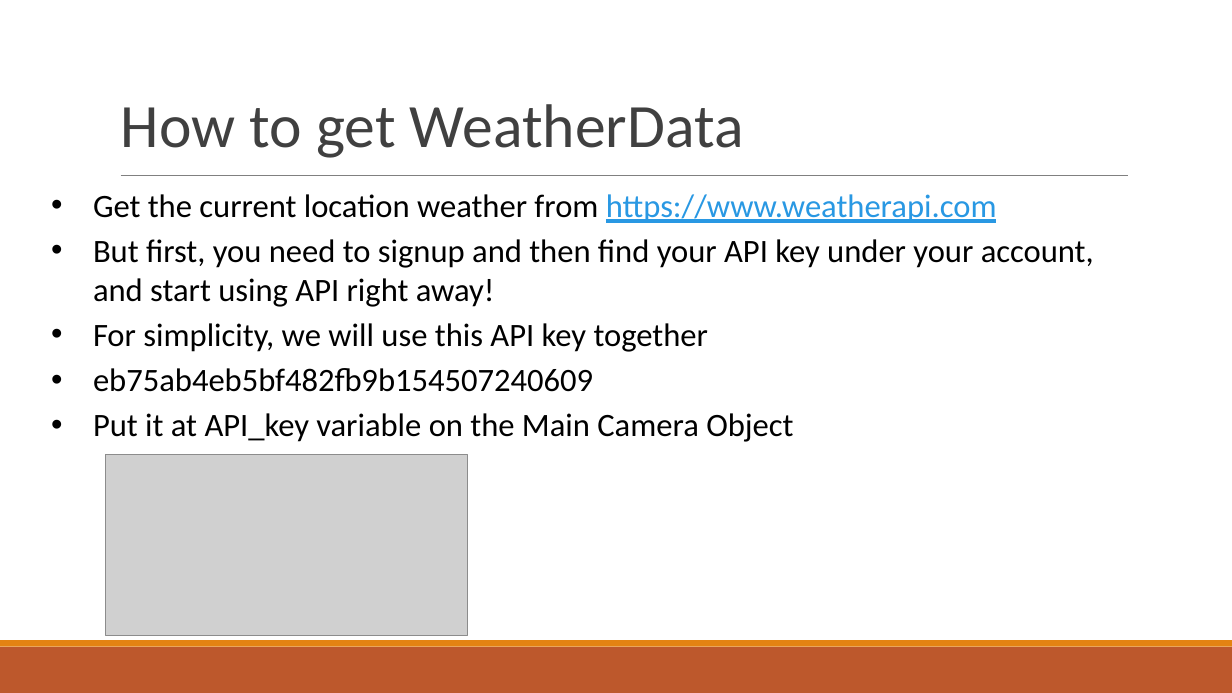
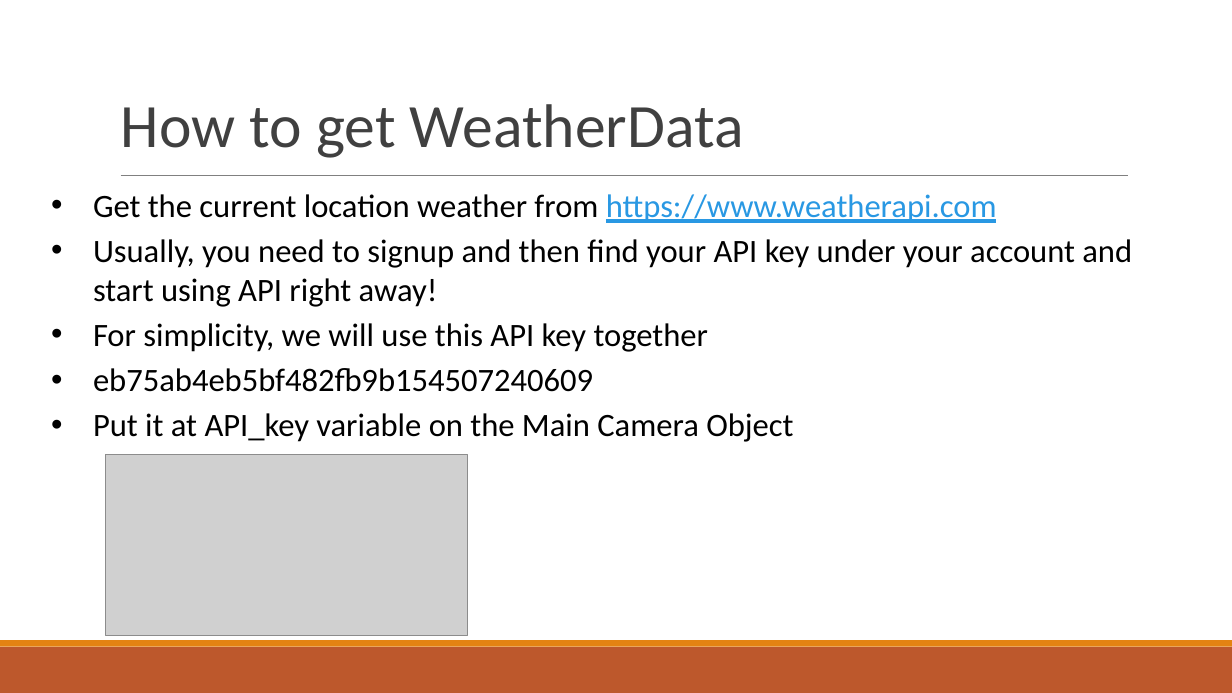
Before and after one commit to DutaChulaMetaverse/RealWorldWeatherDemo, a slide deck: slide 15 of docs/Intro to Digital Twin Unity - connecting with webapi.pptx. Drawn at 1232x693 pixels with LibreOffice and Linux fonts; fonts in the diff are those of the drawing; grey boxes stand for pictures. Boxes give left, top, right and bottom in pixels: in the first picture for what was removed or moved away, otherwise in the second. Text is boxed around its words. In the diff, an @@ line names an element or a change of style, - is before the commit and + after.

```diff
--- a/docs/Intro to Digital Twin Unity - connecting with webapi.pptx
+++ b/docs/Intro to Digital Twin Unity - connecting with webapi.pptx
@@ text at [93, 239, 1132, 307]: text changed @@
-• But first, you need to signup and then find your API key under your account, and start using API right away!
+• Usually, you need to signup and then find your API key under your account and start using API right away!
```
Also in this commit, not shown: 6 other slides changed, 1 slide added.
